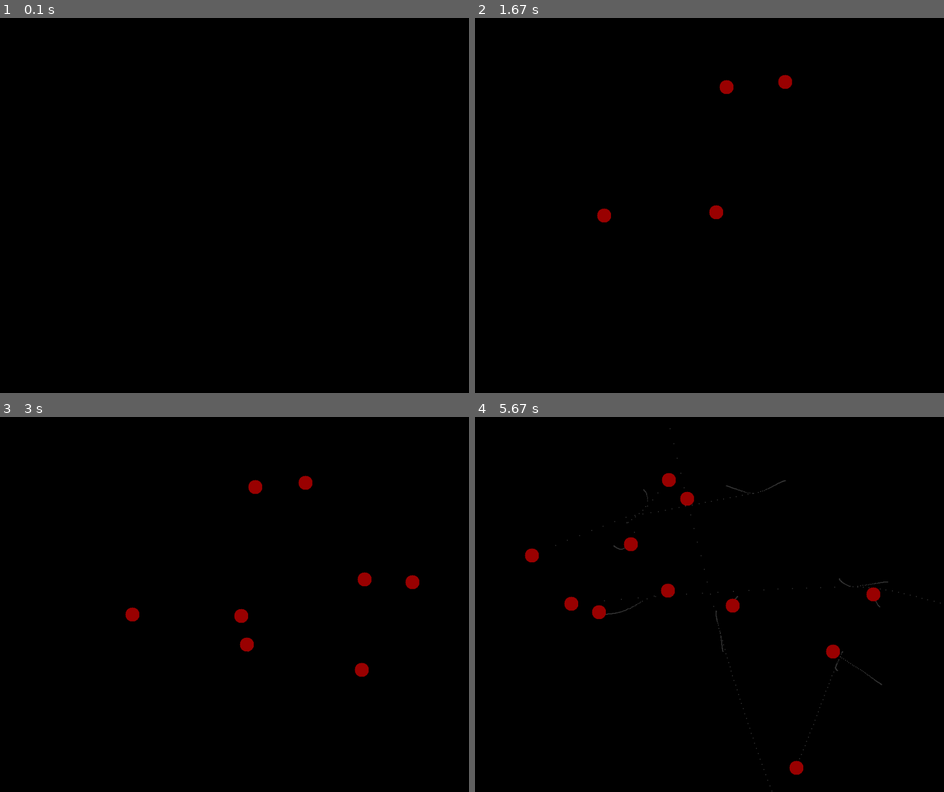
Above: before the commit, frames 1-4 (two rows, left to right).
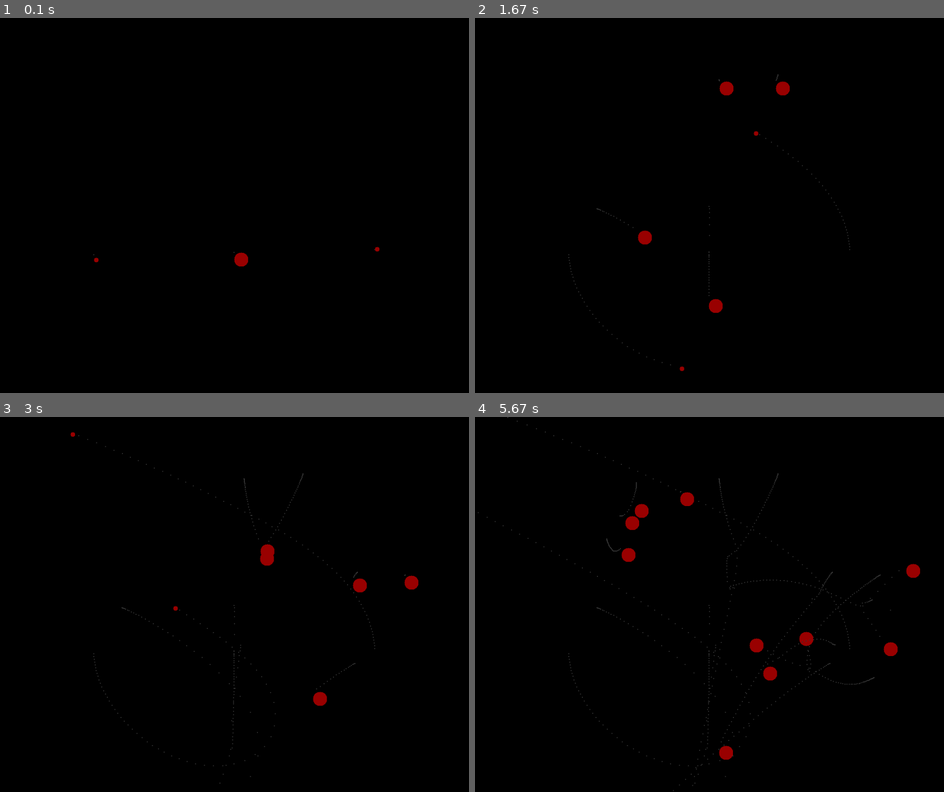
Above: after the commit, the same moments.

Repository: ggrainger34/PygameGravitySimulator
Game: pygame game, started from gravityEngine.py
Same seed, same stepped clock (60 frames per second), same inputs: the game is played once before the commit and once after it.
Inputs (mouse positions are in pixels of both pictures, inside the frame that each line leads up to):
- Up to frame 1 (0.1 s): no input
- Up to frame 2 (1.67 s): click (709, 205) at 0.4 s; click (596, 209) at 0.73 s; click (779, 74) at 1.07 s; click (718, 78) at 1.4 s
- Up to frame 3 (3 s): click (239, 645) at 1.73 s; click (356, 664) at 2.07 s; click (356, 570) at 2.4 s; click (403, 574) at 2.73 s
- Up to frame 4 (5.67 s): click (873, 675) at 3.07 s; click (728, 589) at 3.4 s; click (606, 537) at 3.73 s; click (836, 645) at 4.07 s; click (634, 484) at 4.4 s; click (873, 600) at 4.73 s; click (620, 514) at 5.07 s; click (681, 492) at 5.4 s

The runs differ from the first frame. In frame 1, 0.1% of the frame differs, in the area x 19-81%, y 60-67%; in frame 2, 0.6%; in frame 3, 1.1%; in frame 4, 2.3%, in the area x 0-100%, y 0-100%.

Commit message:
Update gravityEngine.py

Diff:
--- a/gravityEngine.py
+++ b/gravityEngine.py
@@ -19,7 +19,7 @@
 
 #Define computational constants as well as game constants
 #Gravitational constant can be changed
-gravitationalConstant = 10
+gravitationalConstant = 20
 eulerTimeStep = 0.01
 
 #bodyList is an array of all bodies affected by the gravitational force
@@ -27,21 +27,21 @@
 
 #Define class body
 class Body:
-    def __init__(self, pos_x, pos_y, vel_x, vel_y, mass, bodyRadius, image):
+    def __init__(self, posX, posY, velX, velY, mass, bodyRadius, image):
         #Load the sprite image
         bodyImage = pygame.image.load(image)
         #Define mass, x and y postions and x and y velocities
         #Velocities will be used to update the position of the body
-        self.pos_x = pos_x
-        self.pos_y = pos_y
-        self.vel_x = vel_x
-        self.vel_y = vel_y
+        self.posX = posX
+        self.posY = posY
+        self.velX = velX
+        self.velY = velY
         self.mass = mass
         self.bodyRadius = bodyRadius
 
         #Body centre, from where all calculations are carried out
-        self.bodyCentreX = self.pos_x + (self.bodyRadius / 2)
-        self.bodyCentreY = self.pos_y + (self.bodyRadius / 2)
+        self.bodyCentreX = self.posX + (self.bodyRadius / 2)
+        self.bodyCentreY = self.posY + (self.bodyRadius / 2)
 
         #The list of previousLocations is used to render the trail of the body
         self.previousLocations = []
@@ -51,9 +51,6 @@
         bodyList.append(self)
 
     def update(self):
-        self.bodyCentreX = self.pos_x + (self.bodyRadius / 2)
-        self.bodyCentreY = self.pos_y + (self.bodyRadius / 2)
-
         #Loop through all bodies in the list and calculate how their masses impact the movement of the body
         for otherBody in bodyList:
             resultantForceX = 0
@@ -64,13 +61,13 @@
 
             #The if statement stops bodies from being attracted to themselves
             #If the bodies positions are the same do not count gravitational attraction. As this stops bodies from being attracted to themselves
-            if not (otherBody.pos_y == self.pos_y and otherBody.pos_x == self.pos_x):
+            if not (otherBody.posY == self.posY and otherBody.posX == self.posX):
                 #The distance between the bodies squared
-                rSquared = ((otherBody.pos_x - self.pos_x) ** 2) + ((otherBody.pos_y - self.pos_y) ** 2)
+                rSquared = ((otherBody.posX - self.posX) ** 2) + ((otherBody.posY - self.posY) ** 2)
 
                 #Find the direction in which the force is acting and normalise both x and y
-                forceDirectionX = (otherBody.bodyCentreX - self.bodyCentreX) / sqrt(rSquared)
-                forceDirectionY = (otherBody.bodyCentreY - self.bodyCentreY) / sqrt(rSquared)
+                forceDirectionX = (otherBody.posX - self.posX) / sqrt(rSquared)
+                forceDirectionY = (otherBody.posY - self.posY) / sqrt(rSquared)
 
                 #Newton's law of universal gravitation
                 singleForceMagnitude = gravitationalConstant * otherBody.mass / rSquared
@@ -86,14 +83,14 @@
             accelerationX = resultantForceX * eulerTimeStep
             accelerationY = resultantForceY * eulerTimeStep
 
-            #Update position and velocity after calculating the desired acceleration
+            #Update position and velocity after calculating acceleration
             self.updateVelocity(accelerationX, accelerationY)
             self.updatePosition()
 
         #Update the screen
         self.renderTrail()
         self.renderBody()
-        self.previousLocations.append((self.bodyCentreX, self.bodyCentreY))
+        self.previousLocations.append((self.posX, self.posY))
 
     #This code displays where the body has been in all past positions
     def renderTrail(self):
@@ -101,26 +98,24 @@
             pygame.draw.circle(screen, (55,55,55), location, 1)
 
     def renderBody(self):
-        screen.blit(self.bodyImage, (self.pos_x, self.pos_y))
+        screen.blit(self.bodyImage, (self.posX, self.posY))
 
     def updateVelocity(self, accelerationX, accelerationY):
-        self.vel_x += accelerationX
-        self.vel_y += accelerationY
+        self.velX += accelerationX
+        self.velY += accelerationY
 
     def updatePosition(self):
-        self.pos_x += self.vel_x
-        self.pos_y += self.vel_y
-
-        #print(self.pos_x, self.pos_y)
+        self.posX += self.velX
+        self.posY += self.velY
 
 def makeNewBody():
     mousePos = pygame.mouse.get_pos()
-    Body(mousePos[0],mousePos[1], 0, 0, 400, 30, 'Object.png')
+    Body(mousePos[0], mousePos[1], 0, 0, 400, 30, 'Object.png')
 
 #Initialise the pygame screen and set dimensions, clock speed and title of application
 pygame.init()
 screen = pygame.display.set_mode(screenSize)
-pygame.display.set_caption('2-body Simulation')
+pygame.display.set_caption('n-body Simulation')
 clock = pygame.time.Clock()
 
 #Keep running the simulation until the user decides to quit
@@ -129,9 +124,11 @@
 prevCounter = perf_counter()
 currentTime = perf_counter()
 
+Body(500, 500, 0, 0, 30000, 30, 'Object.png')
+Body(200, 500, 0, 2, 10, 10, 'Object.png')
+Body(800, 500, 0, -2, 10, 10, 'Object.png')
+
 while True:
-    #print(currentTime)
-
     currentMouse = False
 
     for event in pygame.event.get():
@@ -145,7 +142,6 @@
         makeNewBody()
 
     if (currentTime - prevCounter) > eulerTimeStep:
-        print(currentTime - prevCounter)
         #Clear screen
         screen.fill((0,0,0))
 
